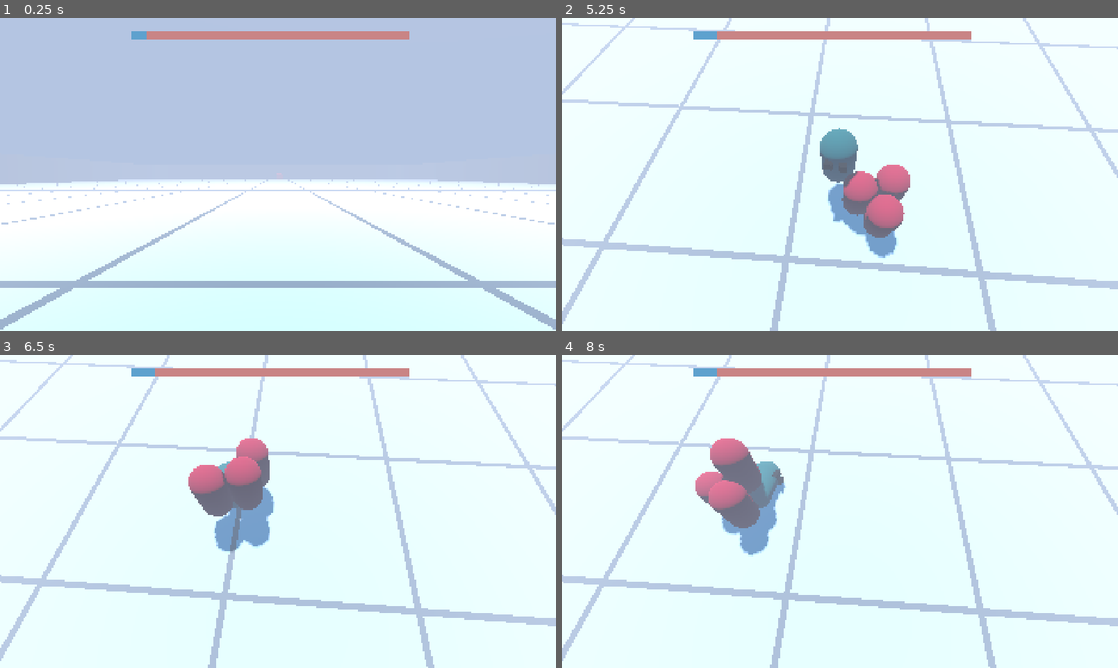
Above: before the commit, frames 1-4 (two rows, left to right).
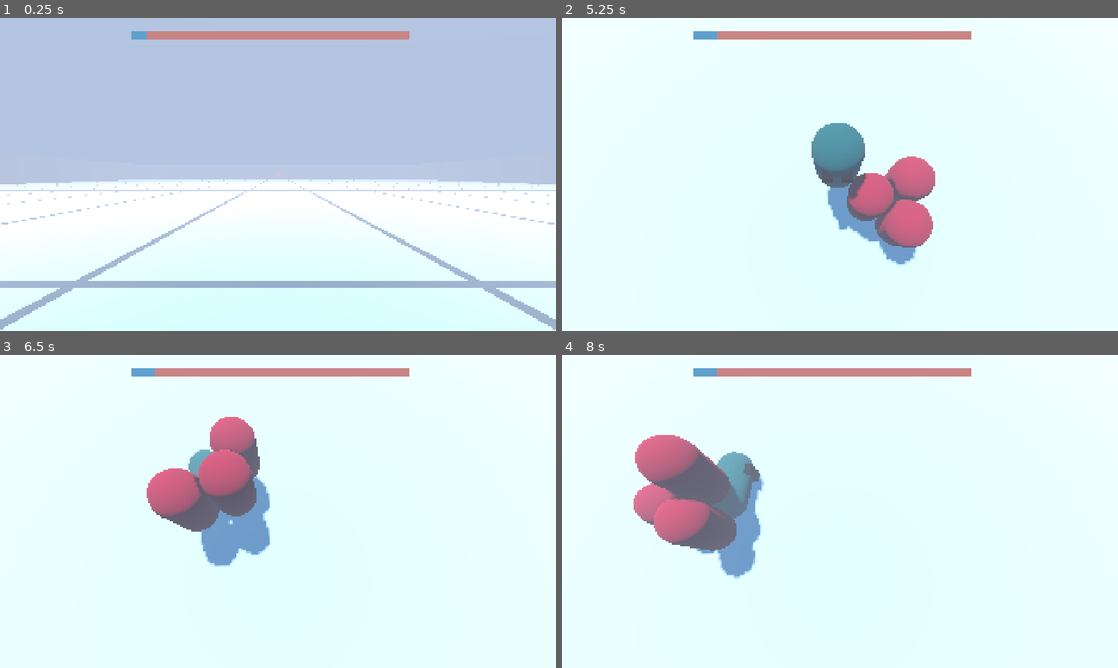
Above: after the commit, the same moments.

Repository: robotmaster/3d_game
Game: Godot game, scene res://scenes/main.tscn
The game is run twice, just before and just after one commit, with the same random seed, the same clock (stepped at 60 frames per second) and the same inputs.
Inputs (mouse positions are in pixels of both pictures, inside the frame that each line leads up to):
- Up to frame 1 (0.25 s): no input
- Up to frame 2 (5.25 s): tap Enter (ui_accept) at 0.5, 0.77, 1.52, 3.02, 3.77, 4.52 s; move the mouse to (867, 174) at 0.52 s; hold Shift (sprint) 0.53-1.28 s; hold W (forward) from 0.53 s (still down); click (867, 174) at 0.67 s; move the mouse to (812, 174) at 1.27 s; tap Shift (sprint) at 1.35, 2.85, 4.35 s; move the mouse to (851, 168) at 2.02 s; hold Shift (sprint) 2.03-2.78 s; move the mouse to (834, 180) at 2.77 s; click (834, 180) at 2.92 s; move the mouse to (878, 177) at 3.52 s; hold Shift (sprint) 3.53-4.28 s; move the mouse to (795, 171) at 4.27 s; move the mouse to (845, 174) at 5.02 s; hold Shift (sprint) from 5.03 s (still down); click (845, 174) at 5.17 s
- Up to frame 3 (6.5 s): move the mouse to (255, 505) at 5.77 s; release W (forward) at 5.78 s; release Shift (sprint) at 5.78 s; hold D (right) from 5.78 s (still down); tap Shift (sprint) at 5.85 s; tap Enter (ui_accept) at 6.02 s
- Up to frame 4 (8 s): move the mouse to (867, 511) at 6.52 s; release D (right) at 6.53 s; hold Shift (sprint) 6.53-7.28 s; hold W (forward) from 6.53 s (still down); tap Enter (ui_accept) at 6.77, 7.52 s; move the mouse to (812, 511) at 7.27 s; tap Shift (sprint) at 7.35 s; click (812, 511) at 7.42 s

The runs differ from the first frame. In frame 2, 11% of the frame differs, in the area x 0-100%, y 0-100%; in frame 3, 11%; in frame 4, 14%.

Commit message:
fixed a bug about camera position after death

Diff:
--- a/3d-scary/scenes/set_wall.tscn
+++ b/3d-scary/scenes/set_wall.tscn
@@ -6,7 +6,7 @@
 size = Vector3(1, 10, 1)
 
 [sub_resource type="StandardMaterial3D" id="StandardMaterial3D_b0svn"]
-albedo_color = Color(0.3909771, 0.062022388, 0.06220016, 1)
+albedo_color = Color(0.6666667, 0.12156863, 0.12156863, 1)
 
 [sub_resource type="BoxShape3D" id="BoxShape3D_wlt0b"]
 
--- a/3d-scary/scripts/player.gd
+++ b/3d-scary/scripts/player.gd
@@ -294,17 +294,16 @@
 
 
 	var camera = $CameraPivot
-	var move_direction = Vector2.UP.rotated(camera.global_rotation.y) * 3
+	var move_direction = Vector2.UP.rotated(camera.global_rotation.y) * 1.5
 
 	remove_child(camera)
 	get_tree().current_scene.add_child(camera)
 
 
-	var move_up_amount = 6
-
-	camera.global_position = global_position + Vector3(move_direction.x, move_up_amount, move_direction.y)
+	var move_up_amount = 5
+
+	camera.global_position = global_position + Vector3(-move_direction.x, move_up_amount, move_direction.y)
 	camera.look_at(global_position, Vector3.UP)
-
 
 	var dummy = PLAYER_DEATH_SCENE.instantiate()
 	get_tree().current_scene.add_child(dummy)
